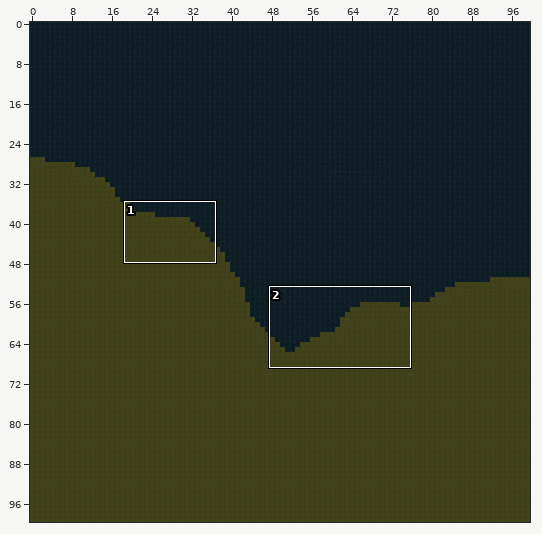
Tiled map (JSON) -- LostAndDivine.ClientMonoGame/Content/Sectors/7_6.tmj. The picture above shows the old version from afar; the outline marks the close-up.
Close-up. The starting point:
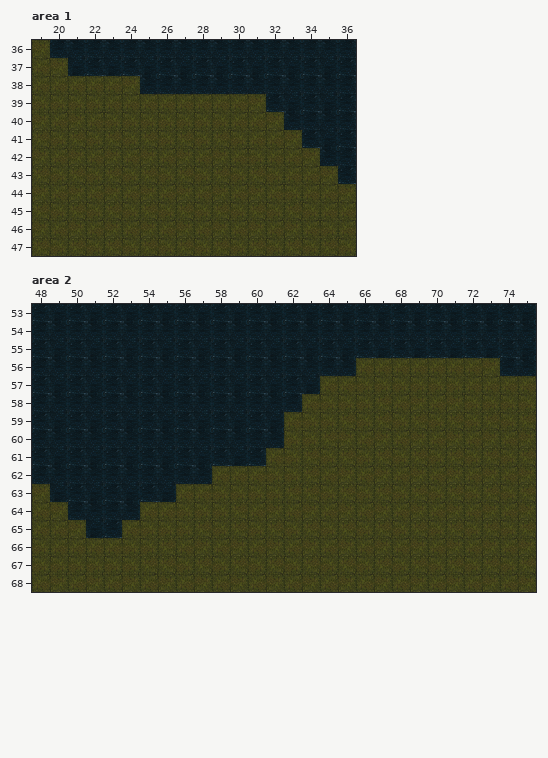
Cells are 64x64 px. Shown: area 1 x 19..36, y 36..47; area 2 x 48..75, y 53..68. The commit also changed other parts of the map, which this record leaves out.
After:
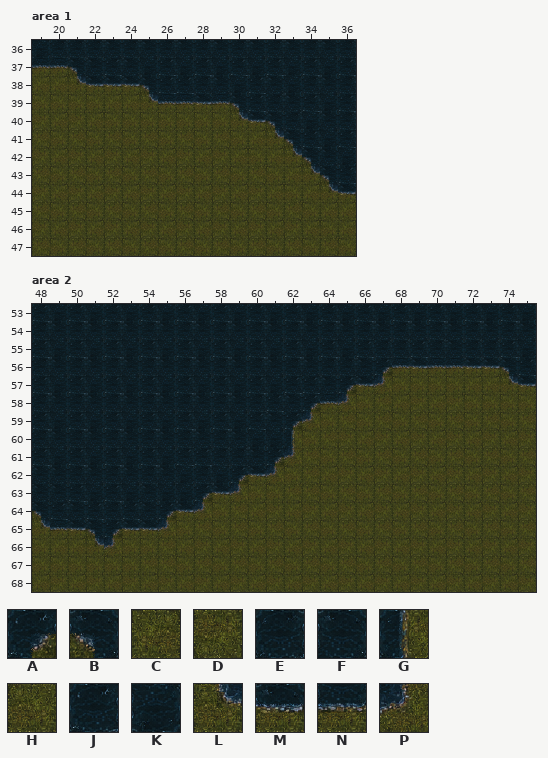
Key: from "World-Tilemap": A 10, B 11, C 91, D 92, E 99, F 100, G 101, H 121, J 129, K 130, L 158, M 159, N 160, P 161.
_ is an empty cell, . an unchanged one.
What changed:
--- layer "Слой тайлов 1", area 1
@@ x 19..36 @@
-36 D.F...............
-37 CDKJKJ............
-38 ..CCCDFEF..EFEF...
-39 ......CCCCCCDJK...
-40 ...........CCDFE..
-41 .............CD...
-42 ..............CD.E
-43 ...............CD.
-44 ................CD
+36 K.E...............
+37 NNBFJF............
+38 ..LMMMBJJ..KJFK...
+39 ......LNNMNBJEF...
+40 ...........LMBEK..
+41 .............LB...
+42 ..............LB.K
+43 ...............LB.
+44 ................LM
--- layer "Слой тайлов 1", area 2
@@ x 48..75 @@
-55 ...................KJKJKJK..
-56 .................FCCCCCCCDEF
-57 ...............KCCHH......CC
-58 .............FECHH..........
-59 .............KCH............
-60 ............EFH.............
-61 .........KJKJCH.............
-62 E.......EFCCCH..............
-63 DK....J.CCHH................
-64 CDEF.FCCHH..................
-65 CCDKJCHH....................
-66 ...CC.......................
+55 ...................EEJEFEE..
+56 .................EFANMNNMMBJ
+57 ...............JFAMP......LM
+58 .............JFANP..........
+59 .............FAP............
+60 ............KKG.............
+61 .........JEEFAP.............
+62 F.......KEKAMP..............
+63 FF....F.KAMP................
+64 BJFJ.JFAMP..................
+65 LNMBAMMP....................
+66 ...LP.......................
